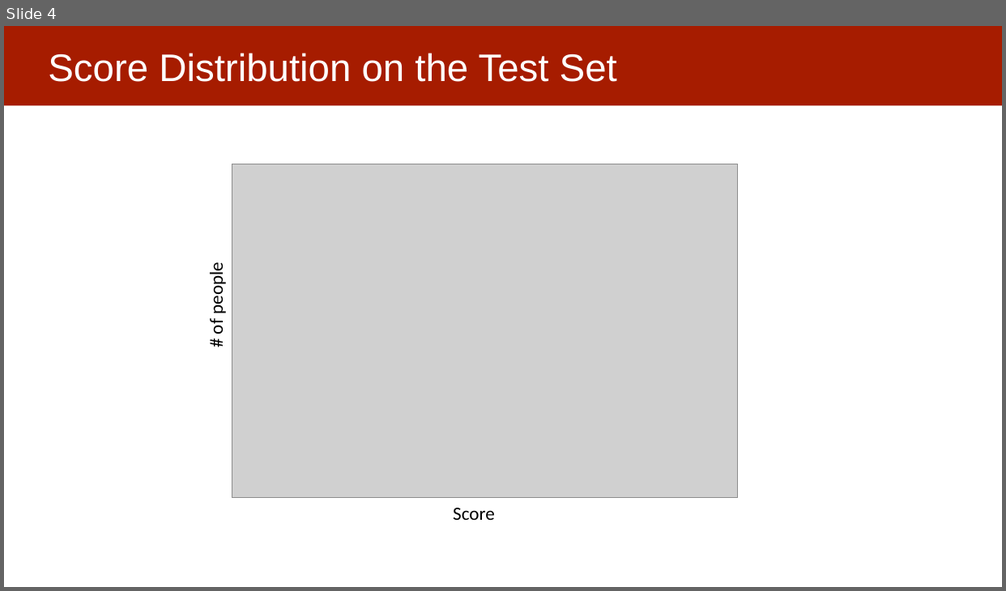
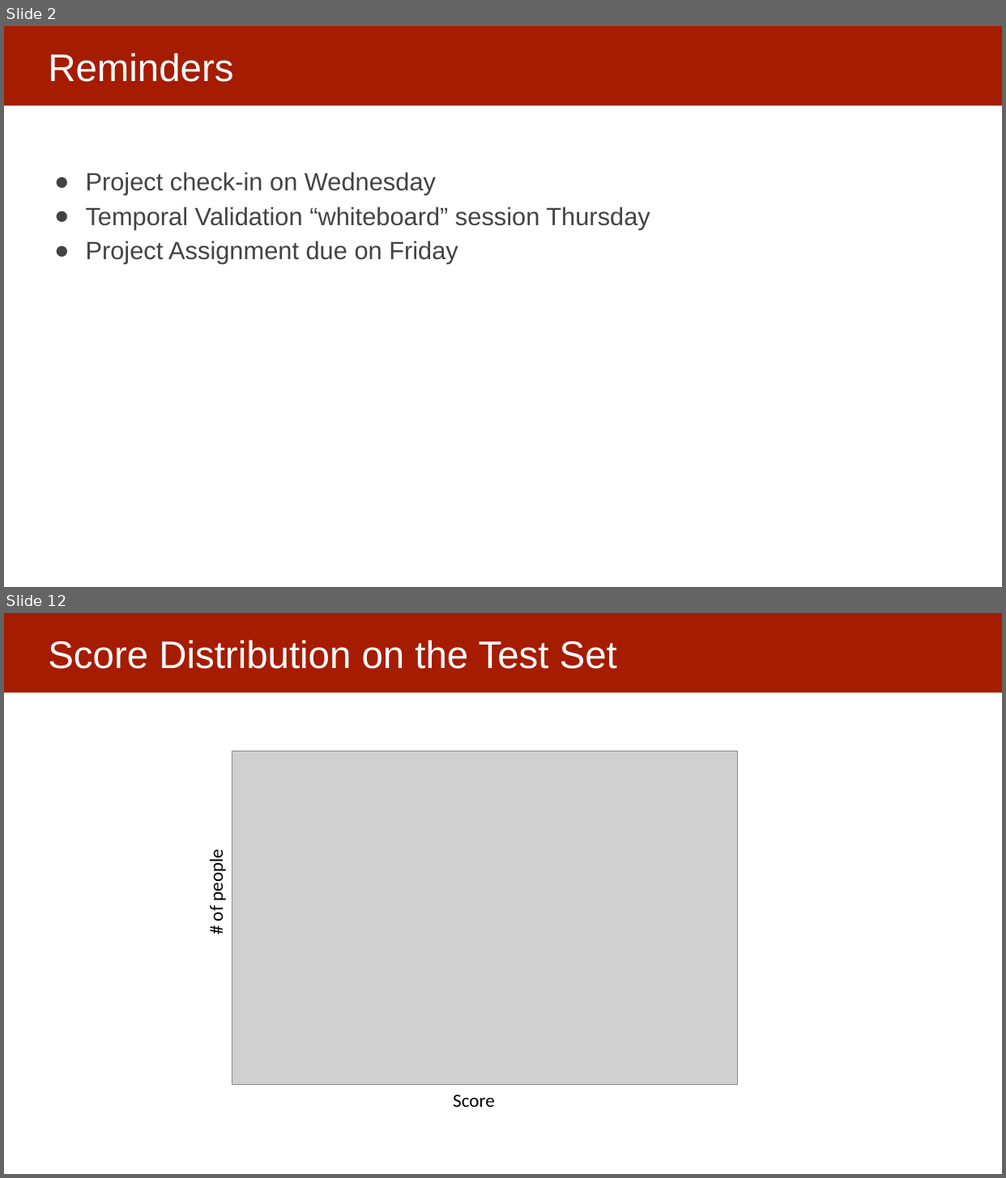
Before and after one commit to dssg/mlforpublicpolicylab, a slide deck: 06 - Performance and Evaluation Pt 1/Model Selection and Validation - Part I.pptx. Shown one above the other, each under a label of ours: slide 4 before the commit, slides 2 and 12 after it; the slides between them are not shown. The pictures are 1006x591 and 1006x1178 pixels, drawn with LibreOffice and Linux fonts; fonts in the diff are those of the drawing; grey boxes stand for pictures. Boxes give left, top, right and bottom in pixels: in the first picture for what was removed or moved away, otherwise in the second. Text is boxed around its words. In the diff, an @@ line names an element or a change of style, - is before the commit and + after.

```diff
--- a/06 - Performance and Evaluation Pt 1/Model Selection and Validation - Part I.pptx
+++ b/06 - Performance and Evaluation Pt 1/Model Selection and Validation - Part I.pptx
@@ slide 2 added at [4,26,1002,587], background #FFFFFF; not listed: 1 template element that a slide beside it also shows @@
@@ title added at [48,53,233,82], 37 pt, text #FFFFFF @@
+Reminders
@@ text added at [86,172,650,264], 24 pt, text #434343 @@
+● Project check-in on Wednesday
+● Temporal Validation “whiteboard” session Thursday
+● Project Assignment due on Friday
@@ what was slide 4 is now slide 12 @@
```
Also in this commit, not shown: 3 slides changed, 8 other slides added, 1 slide removed.
